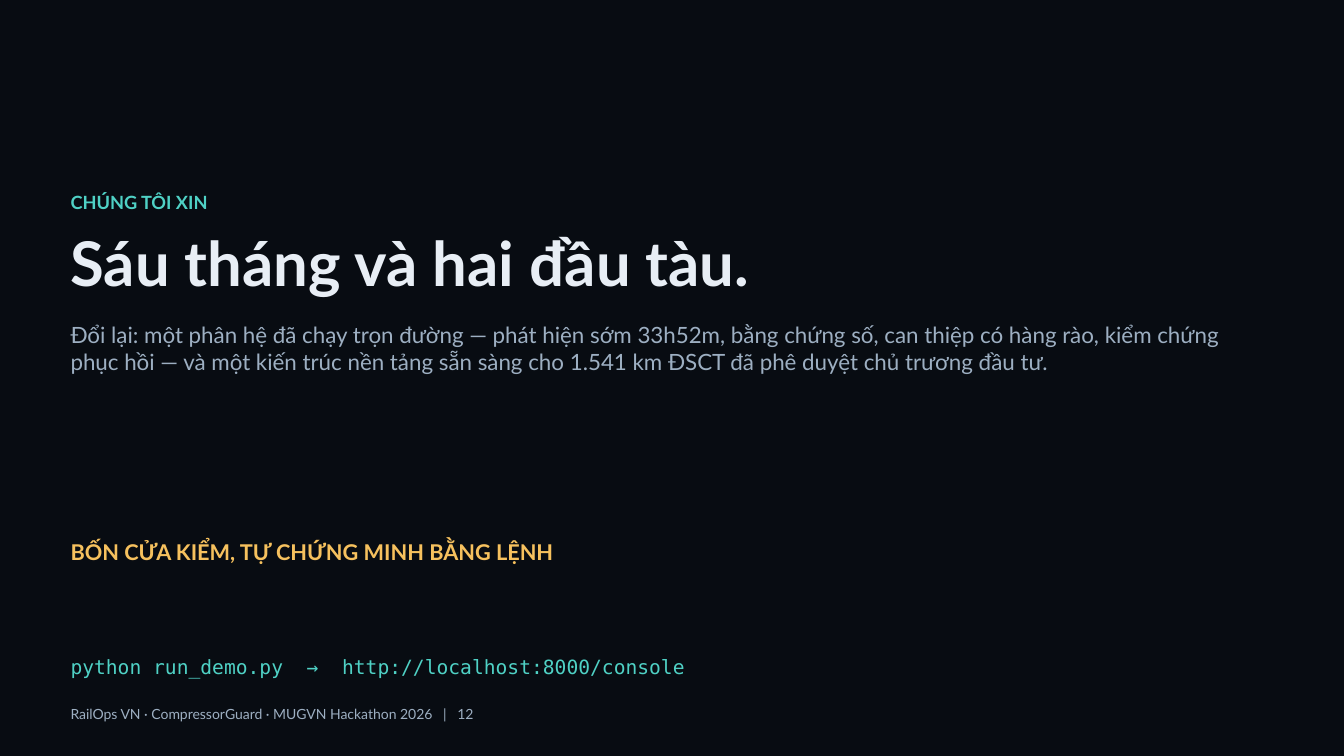
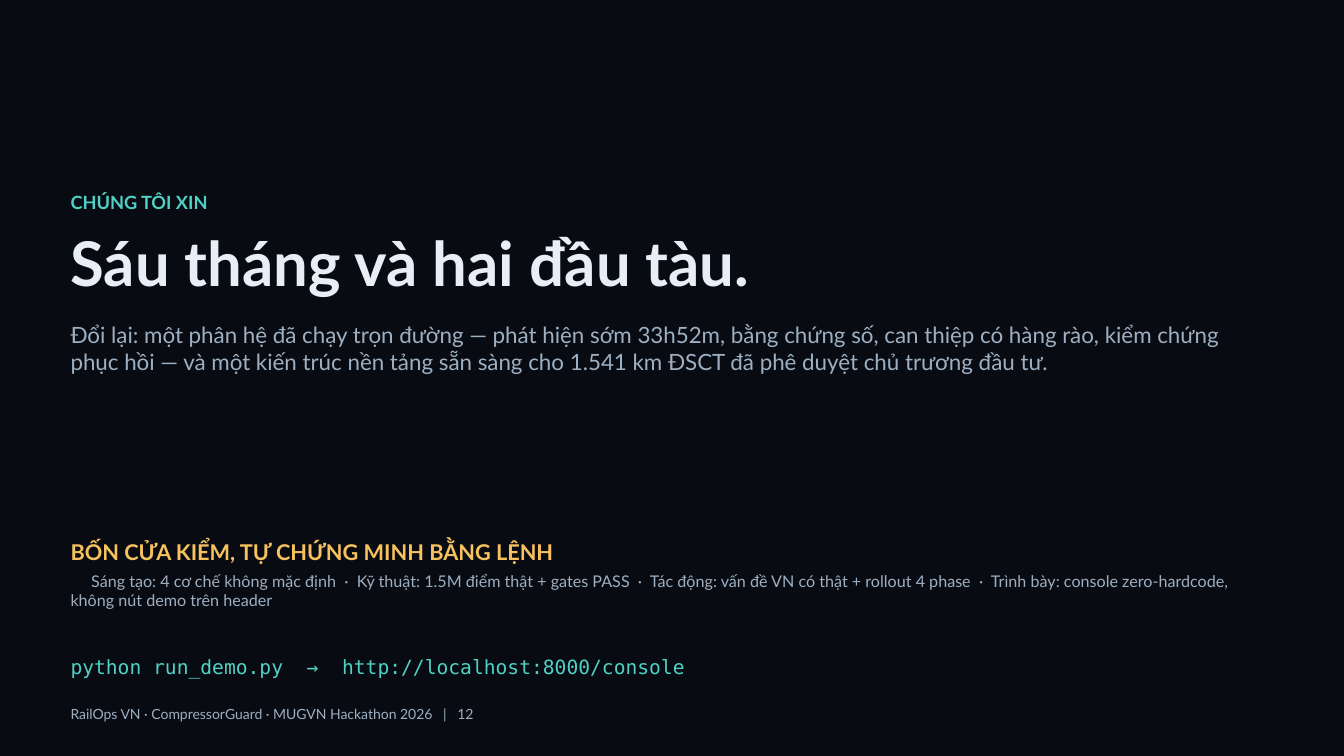
Before and after one commit to gnuhhung317/rails-ops, a slide deck: slide 12 of docs/railops-vn-final-deck.pptx. Drawn at 1344x756 pixels with LibreOffice and Linux fonts; fonts in the diff are those of the drawing. Boxes give left, top, right and bottom in pixels: in the first picture for what was removed or moved away, otherwise in the second. Text is boxed around its words. In the diff, an @@ line names an element or a change of style, - is before the commit and + after.

Commit message:
fix(deck): render the four content lines the generator was silently dropping
The ("t", ...) branch in bullets() created a throwaway textbox then executed
pass, so four substantive lines never reached the slides while the build still
reported success - including the 30/30/30/10 rubric mapping on the Ask slide.
Found only by exporting all 12 slides to PNG and looking at them; geometry
review could not see it. Also commits the render-stable PDF as the submission
artifact and corrects the stale commit count in the checklist.

```diff
--- a/docs/railops-vn-final-deck.pptx
+++ b/docs/railops-vn-final-deck.pptx
@@ text at box(71, 574, 1228, 609): paragraph added @@
+Sáng tạo: 4 cơ chế không mặc định · Kỹ thuật: 1.5M điểm thật + gates PASS · Tác động: vấn đề VN có thật + rollout 4 phase · Trình bày: console zero-hardcode, không nút demo trên header
```
Also in this commit, not shown: 2 other slides changed, 4 other files.
